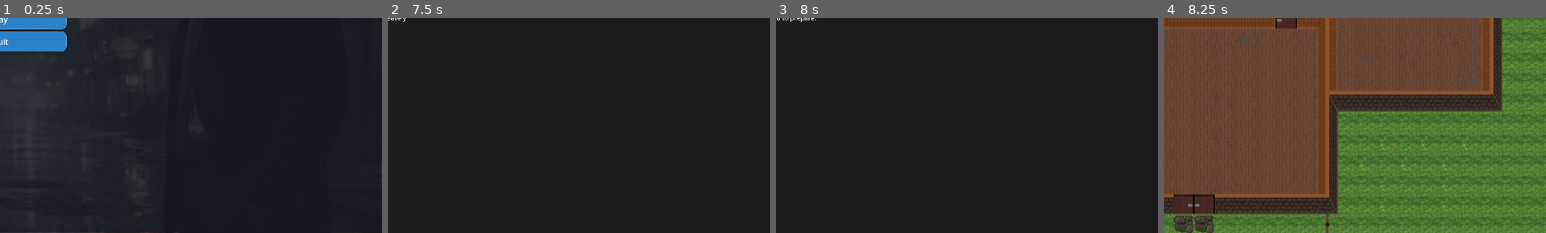
Above: before the commit, frames 1-4 (left to right).
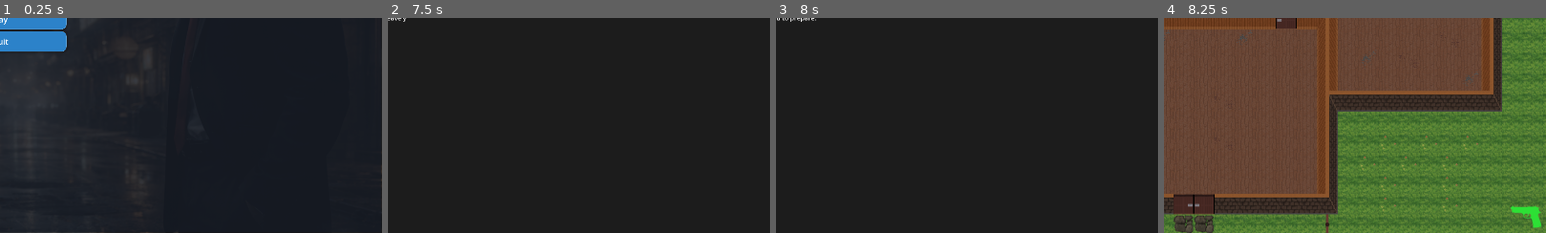
Above: after the commit, the same moments.

Repository: hoiton/gamedev
Game: Godot game, scene res://ui/main_menu.tscn
Same seed, same stepped clock (60 frames per second), same inputs: the game is played once before the commit and once after it.
Inputs (mouse positions are % of the whole screen's width and height, from its top left):
- Up to frame 1 (0.25 s): no input
- Up to frame 2 (7.5 s): click "Play" at 0.5 s; tap Enter (ui_accept) at 1.25, 1.52, 2.27, 2.75, 3.77, 4.25, 4.52, 5, 5.27, 5.75, 6.77 s; move the mouse to (72, 45) at 1.27 s; hold D (move_right) 1.28-2.03 s; tap X (lure) every 1.5 s from 1.35 to 7.35 s; move the mouse to (30, 55) at 2.02 s; hold S (move_down) 2.03-2.78 s; tap Q (throw) every 1.5 s from 2.1 to 6.6 s; move the mouse to (60, 28) at 2.77 s; hold D (move_right) 2.78-3.53 s; move the mouse to (45, 70) at 3.52 s; hold W (move_up) 3.53-4.28 s; move the mouse to (80, 65) at 4.27 s; hold A (move_left) 4.28-5.78 s; move the mouse to (20, 35) at 5.02 s; move the mouse to (55, 50) at 5.77 s; hold S (move_down) 5.78-6.53 s; move the mouse to (35, 25) at 6.52 s; hold D (move_right) 6.53-7.28 s; move the mouse to (72, 45) at 7.27 s; hold W (move_up) from 7.28 s (still down)
- Up to frame 3 (8 s): keep holding W (move_up); tap Enter (ui_accept) at 7.52 s
- Up to frame 4 (8.25 s): tap Enter (ui_accept) at 8 s; move the mouse to (30, 55) at 8.02 s; release W (move_up) at 8.03 s; hold D (move_right) from 8.03 s (still down); tap Q (throw) at 8.1 s
The pictures show only the part of the screen within x 50-100%, y 50-100%; the shares and areas given below are measured in that part.

Frames 1-3 are identical in both runs. In frame 4, 0.4% of the frame differs, in the area x 90-99%, y 87-98%.

Commit message:
Added green guns

Diff:
--- a/src/levels/level1.tscn
+++ b/src/levels/level1.tscn
@@ -1,10 +1,11 @@
-[gd_scene load_steps=9 format=4 uid="uid://d0wivd60frsle"]
+[gd_scene load_steps=10 format=4 uid="uid://d0wivd60frsle"]
 
 [ext_resource type="TileSet" uid="uid://26hht4u25cum" path="res://art/building/tilemap.tres" id="1_kvvkh"]
 [ext_resource type="PackedScene" uid="uid://bd0i0dpcrfguu" path="res://player/player.tscn" id="2_aaqj5"]
 [ext_resource type="PackedScene" uid="uid://c0i2cgoxlhm32" path="res://environment/door.tscn" id="3_aaqj5"]
 [ext_resource type="PackedScene" uid="uid://drm6osd6bgbjr" path="res://target/target.tscn" id="4_ua5ty"]
 [ext_resource type="PackedScene" uid="uid://kal682p2xnlv" path="res://environment/exit.tscn" id="5_61w3m"]
+[ext_resource type="PackedScene" uid="uid://d3pf8bnybs22c" path="res://ui/green_gun_icon.tscn" id="6_pdpul"]
 
 [sub_resource type="NavigationPolygon" id="NavigationPolygon_ua5ty"]
 vertices = PackedVector2Array(711.40625, 202, 713.3828, 236.39063, 678, 234.42969, -3.1328125, 108, -4.8671875, -28.148 …(1020 unchanged characters)…
@@ -124,3 +125,7 @@
 [node name="Exit" parent="WorldTransform" instance=ExtResource("5_61w3m")]
 position = Vector2(576, 664)
 scale = Vector2(4.16, 1)
+
+[node name="Overlay" type="CanvasLayer" parent="WorldTransform"]
+
+[node name="GreenGunIcon" parent="WorldTransform/Overlay" instance=ExtResource("6_pdpul")]
--- a/src/levels/level2.tscn
+++ b/src/levels/level2.tscn
@@ -1,10 +1,11 @@
-[gd_scene load_steps=8 format=4 uid="uid://g6hvo3h58xc3"]
+[gd_scene load_steps=9 format=4 uid="uid://g6hvo3h58xc3"]
 
 [ext_resource type="TileSet" uid="uid://26hht4u25cum" path="res://art/building/tilemap.tres" id="1_p1d34"]
 [ext_resource type="PackedScene" uid="uid://bd0i0dpcrfguu" path="res://player/player.tscn" id="2_qyb5k"]
 [ext_resource type="PackedScene" uid="uid://drm6osd6bgbjr" path="res://target/target.tscn" id="3_g1dg4"]
 [ext_resource type="PackedScene" uid="uid://c0i2cgoxlhm32" path="res://environment/door.tscn" id="3_qyb5k"]
 [ext_resource type="PackedScene" uid="uid://kal682p2xnlv" path="res://environment/exit.tscn" id="4_py88r"]
+[ext_resource type="PackedScene" uid="uid://d3pf8bnybs22c" path="res://ui/green_gun_icon.tscn" id="6_s1bpp"]
 
 [sub_resource type="NavigationPolygon" id="NavigationPolygon_g1dg4"]
 vertices = PackedVector2Array(999.0469, 416.90625, 999.9375, 589.90625, 794.6094, 588.09375, 796.6172, 555, 798.0703, 5 …(2052 unchanged characters)…
@@ -115,3 +116,7 @@
 [node name="Exit" parent="WorldTransform" instance=ExtResource("4_py88r")]
 position = Vector2(540, 10)
 scale = Vector2(11, 8)
+
+[node name="Overlay" type="CanvasLayer" parent="WorldTransform"]
+
+[node name="GreenGunIcon" parent="WorldTransform/Overlay" instance=ExtResource("6_s1bpp")]
--- a/src/levels/level3.tscn
+++ b/src/levels/level3.tscn
@@ -1,10 +1,11 @@
-[gd_scene load_steps=8 format=4 uid="uid://cka4boatfayh3"]
+[gd_scene load_steps=9 format=4 uid="uid://cka4boatfayh3"]
 
 [ext_resource type="TileSet" uid="uid://26hht4u25cum" path="res://art/building/tilemap.tres" id="1_cpie4"]
 [ext_resource type="PackedScene" uid="uid://bd0i0dpcrfguu" path="res://player/player.tscn" id="2_udvx3"]
 [ext_resource type="PackedScene" uid="uid://drm6osd6bgbjr" path="res://target/target.tscn" id="3_1xfnq"]
 [ext_resource type="PackedScene" uid="uid://c0i2cgoxlhm32" path="res://environment/door.tscn" id="4_6uckl"]
 [ext_resource type="PackedScene" uid="uid://kal682p2xnlv" path="res://environment/exit.tscn" id="5_d6jip"]
+[ext_resource type="PackedScene" uid="uid://d3pf8bnybs22c" path="res://ui/green_gun_icon.tscn" id="6_udvx3"]
 
 [sub_resource type="NavigationPolygon" id="NavigationPolygon_cpie4"]
 vertices = PackedVector2Array(317, 619.3906, 703, 612.03125, 741.53125, 612, 1021.97656, 612, 1003.96875, 682.9922, 317 …(1843 unchanged characters)…
@@ -109,3 +110,7 @@
 [node name="Exit" parent="." instance=ExtResource("5_d6jip")]
 position = Vector2(1840.9999, 930)
 scale = Vector2(4.16, 1)
+
+[node name="Overlay" type="CanvasLayer" parent="."]
+
+[node name="GreenGunIcon" parent="Overlay" instance=ExtResource("6_udvx3")]
--- a/src/singletons/game_manager.gd
+++ b/src/singletons/game_manager.gd
@@ -1,10 +1,13 @@
 extends Node
+
+signal green_guns_changed(has_green: bool)
 
 @export var first_level_path: String = "res://ui/Intro.tscn"
 @export var second_level_path: String = "res://levels/level2.tscn"
 @export var third_level_path: String = "res://levels/level3.tscn"
 var last_level_completed := false
 var last_death_reason := ""
+var has_green_guns := true
 
 var current_level = first_level_path
 
@@ -17,6 +20,7 @@
 	get_tree().change_scene_to_file(current_level)
 
 func back_to_menu() -> void:
+	has_green_guns = true
 	current_level = first_level_path
 	get_tree().change_scene_to_file("res://ui/main_menu.tscn")
 
@@ -42,3 +46,8 @@
 
 func retry_level() -> void:
 	start_game()
+
+func lose_green_guns() -> void:
+	if has_green_guns:
+		has_green_guns = false
+		emit_signal("green_guns_changed", has_green_guns)
--- a/src/target/target.gd
+++ b/src/target/target.gd
@@ -345,6 +345,9 @@
 
 	_broadcast_death_event()
 
+	if not is_in_group("required_target"):
+		GameManager.lose_green_guns()
+
 	_alive = false
 	remove_from_group("target")
 	remove_from_group("required_target")
@@ -464,6 +467,7 @@
 	_search_pos = body.global_position
 	_search_timer = search_time
 	_state = "search"
+	GameManager.lose_green_guns()
 
 
 # ------------------------------------------------
--- /dev/null
+++ b/src/ui/green_gun_icon.gd
@@ -0,0 +1,20 @@
+extends Control
+
+@export var green_texture: Texture2D
+@export var red_texture: Texture2D
+
+func _ready() -> void:
+	# Set initial icon correctly when the level loads
+	_update_icon(GameManager.has_green_guns)
+
+	# React to changes
+	if not GameManager.green_guns_changed.is_connected(_update_icon):
+		GameManager.green_guns_changed.connect(_update_icon)
+
+func _exit_tree() -> void:
+	# Avoid dangling connections if this scene is freed/reloaded
+	if GameManager.green_guns_changed.is_connected(_update_icon):
+		GameManager.green_guns_changed.disconnect(_update_icon)
+
+func _update_icon(has_green: bool) -> void:
+	$TextureRect.texture = green_texture if has_green else red_texture
--- /dev/null
+++ b/src/ui/green_gun_icon.tscn
@@ -0,0 +1,37 @@
+[gd_scene load_steps=4 format=3 uid="uid://d3pf8bnybs22c"]
+
+[ext_resource type="Script" uid="uid://ruyw06yn21at" path="res://ui/green_gun_icon.gd" id="1_i1ytd"]
+[ext_resource type="Texture2D" uid="uid://b7ormf60r8a8n" path="res://art/pistol_green.png" id="2_4cpsu"]
+[ext_resource type="Texture2D" uid="uid://b3tnj7ssk7syb" path="res://art/pistol_red.png" id="3_eund5"]
+
+[node name="GreenGunIcon" type="Control"]
+layout_mode = 3
+anchors_preset = 3
+anchor_left = 1.0
+anchor_top = 1.0
+anchor_right = 1.0
+anchor_bottom = 1.0
+offset_left = -70.0
+offset_top = -60.0
+offset_right = -30.0
+offset_bottom = -20.0
+grow_horizontal = 0
+grow_vertical = 0
+script = ExtResource("1_i1ytd")
+green_texture = ExtResource("2_4cpsu")
+red_texture = ExtResource("3_eund5")
+metadata/_edit_use_anchors_ = true
+
+[node name="TextureRect" type="TextureRect" parent="."]
+layout_mode = 1
+anchors_preset = 8
+anchor_left = 0.5
+anchor_top = 0.5
+anchor_right = 0.5
+anchor_bottom = 0.5
+offset_left = -20.0
+offset_top = -20.0
+offset_right = 20.0
+offset_bottom = 20.0
+grow_horizontal = 2
+grow_vertical = 2
Binary file added: src/art/pistol_green.png
Not shown, added: src/art/pistol_green.png.import
Binary file added: src/art/pistol_red.png
Not shown, added: src/art/pistol_red.png.import
Not shown, added: src/ui/green_gun_icon.gd.uid
